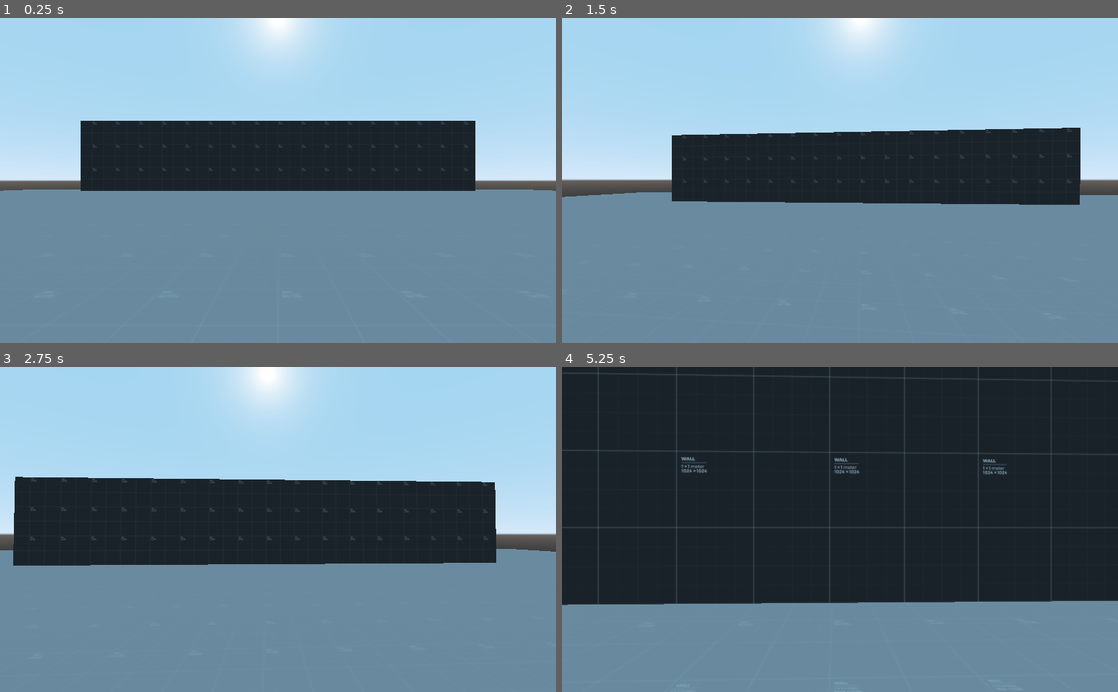
Above: before the commit, frames 1-4 (two rows, left to right).
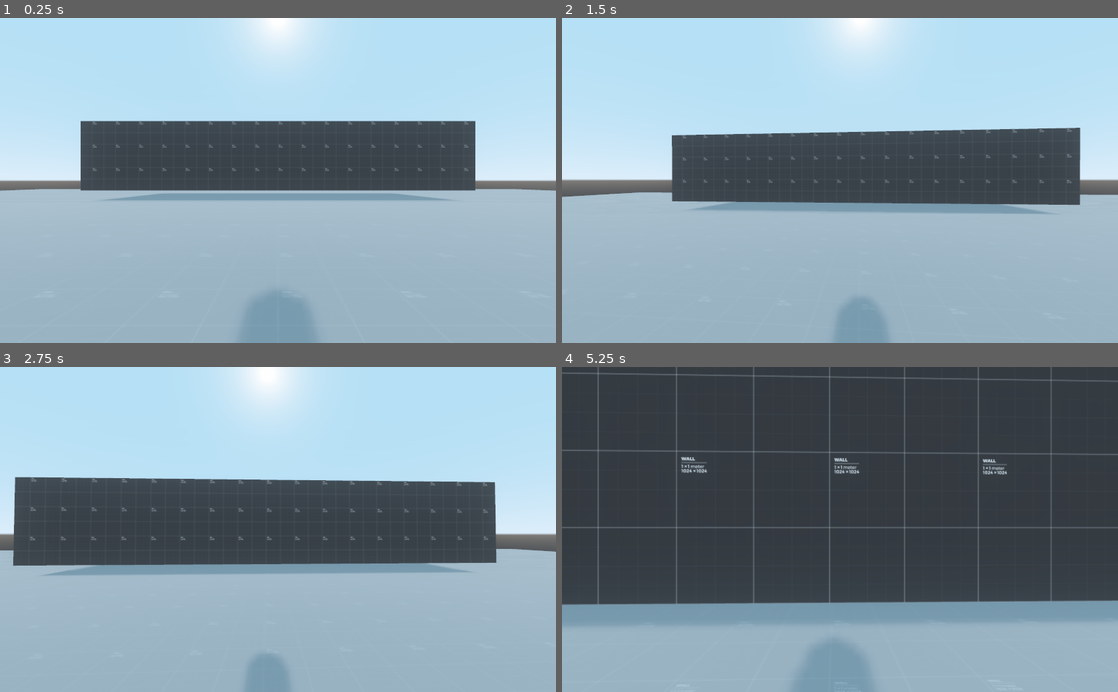
Above: after the commit, the same moments.

Repository: kpfriesen/Action-Character-Controller
Game: Godot game, scene res://Stages/prototype_scene01.tscn
Same seed, same stepped clock (60 frames per second), same inputs: the game is played once before the commit and once after it. The project has no main scene, so this scene is started directly.
Inputs (mouse positions are in pixels of both pictures, inside the frame that each line leads up to):
- Up to frame 1 (0.25 s): no input
- Up to frame 2 (1.5 s): move the mouse to (867, 180) at 0.52 s; hold W (move_forward) from 0.53 s (still down); tap Space (jump) at 0.6, 0.77, 1.07, 1.35 s; move the mouse to (812, 180) at 1.27 s
- Up to frame 3 (2.75 s): keep holding W (move_forward); tap Space (jump) at 1.52, 1.82, 2.1 s; tap Enter at 2 s; move the mouse to (289, 523) at 2.02 s
- Up to frame 4 (5.25 s): keep holding W (move_forward); move the mouse to (834, 536) at 2.77 s; tap Space (jump) at 2.85, 3.02, 3.32, 3.6, 3.77, 4.07, 4.35, 4.52, 4.82, 5.1 s; move the mouse to (878, 532) at 3.52 s; move the mouse to (795, 526) at 4.27 s; move the mouse to (845, 529) at 5.02 s

The runs differ from the first frame. In frame 1, 60% of the frame differs, in the area x 0-100%, y 31-100%; in frame 2, 59%; in frame 3, 60%; in frame 4, 92%, in the area x 0-100%, y 0-100%.

Commit message:
Slight frame interpolation change

Diff:
--- /dev/null
+++ b/Materials/prototype_dark.tres
@@ -0,0 +1,9 @@
+[gd_resource type="SpatialMaterial" load_steps=2 format=2]
+
+[ext_resource path="res://Materials/Textures/Prototype_Dark.png" type="Texture" id=1]
+
+[resource]
+flags_world_triplanar = true
+albedo_texture = ExtResource( 1 )
+uv1_scale = Vector3( 0.5, 0.5, 0.5 )
+uv1_triplanar = true
--- a/Scripts/Player.gd
+++ b/Scripts/Player.gd
@@ -12,7 +12,7 @@
 var velocity: Vector3 = Vector3(0,0,0)
 var fall_speed: float = 0
 var snap: Vector3 = Vector3(0,0,0)
-var phys_location = Vector3()
+onready var phys_location = global_transform.origin
 
 onready var body = $display
 onready var head = $display/Head
@@ -36,13 +36,14 @@
 
 func jump():
 	if Input.is_action_just_pressed("jump"):
+		snap = Vector3(0, 0, 0)
 		if is_on_floor():
 			fall_speed = jump_height
-			snap = Vector3(0, 0, 0)
+
 
 func fall(delta):
 	if is_on_floor():
-		fall_speed = 0
+		fall_speed = velocity.y - 0.01
 		snap = Vector3(0,-1,0)
 	else:
 		fall_speed -= 9.8 * delta
@@ -55,8 +56,30 @@
 			velocity = velocity.linear_interpolate((direction * speed), acceleration_offset * acceleration * delta)
 		else:
 			velocity = velocity.linear_interpolate((direction * speed), deceleration * delta)
+
 	velocity.y = fall_speed
+
 	velocity = move_and_slide_with_snap(velocity, snap, Vector3.UP, true)
+	phys_location = global_transform.origin
+
+func frame_interpolation(delta):
+	var phys_frames = ProjectSettings.get_setting("physics/common/physics_fps")
+	var fps = Engine.get_frames_per_second()
+	var offset_amount = velocity * delta
+	var smooth_position = global_transform.origin + offset_amount
+
+	if fps > phys_frames:
+		body.set_as_toplevel(true)
+#predictive interpolation (more stutter less input lag)
+		#body.global_transform.origin = body.global_transform.origin.linear_interpolate(smooth_position, Engine.get_physics_interpolation_fraction())
+#lagging interpolation (more input lag less stutter)
+		body.global_transform.origin = body.global_transform.origin.linear_interpolate(phys_location, Engine.get_physics_interpolation_fraction())
+		body.global_transform.origin
+		body.rotation = rotation
+
+	else:
+		body.global_transform = global_transform
+		body.set_as_toplevel(false)
 
 func _input(event):
 		#handle escaping window with mouse
@@ -79,16 +102,5 @@
 	phys_location = translation
 
 func _process(delta):
-	var phys_frames = ProjectSettings.get_setting("physics/common/physics_fps")
-	var fps = Engine.get_frames_per_second()
-	var offset_amount = velocity * delta
-	var smooth_position = global_transform.origin + offset_amount
-
-	if fps > phys_frames:
-		body.set_as_toplevel(true)
-		body.global_transform.origin = body.global_transform.origin.linear_interpolate(smooth_position, Engine.get_physics_interpolation_fraction())
-		body.rotation = rotation
-
-	else:
-		body.global_transform = global_transform
-		body.set_as_toplevel(false)
+	frame_interpolation(delta)
+	pass
--- a/Stages/prototype_scene01.tscn
+++ b/Stages/prototype_scene01.tscn
@@ -1,17 +1,21 @@
-[gd_scene load_steps=6 format=2]
+[gd_scene load_steps=7 format=2]
 
 [ext_resource path="res://Materials/prototype_light.tres" type="Material" id=1]
 [ext_resource path="res://Actors/Player.tscn" type="PackedScene" id=2]
-[ext_resource path="res://Materials/Textures/Prototype_Dark.png" type="Texture" id=3]
+[ext_resource path="res://Materials/prototype_dark.tres" type="Material" id=3]
 
 [sub_resource type="Curve" id=2]
 _data = [ Vector2( 0, 0.209091 ), 0.0, -0.0689393, 0, 0, Vector2( 0.60989, 0.572727 ), 1.89091, 1.89091, 0, 0, Vector2( 0.868132, 1 ), -0.275757, 0.0, 0, 0 ]
 
-[sub_resource type="SpatialMaterial" id=1]
-flags_world_triplanar = true
-albedo_texture = ExtResource( 3 )
-uv1_scale = Vector3( 0.5, 0.5, 0.5 )
-uv1_triplanar = true
+[sub_resource type="ProceduralSky" id=3]
+
+[sub_resource type="Environment" id=4]
+background_mode = 2
+background_sky = SubResource( 3 )
+ssao_enabled = true
+glow_enabled = true
+glow_strength = 1.1
+glow_bloom = 0.1
 
 [node name="Spatial" type="Spatial"]
 
@@ -33,4 +37,24 @@
 transform = Transform( 1, 0, 0, 0, 1, 0, 0, 0, 1, 0, 5, -21 )
 width = 34.0
 height = 6.0
-material = SubResource( 1 )
+material = ExtResource( 3 )
+
+[node name="CSGPolygon" type="CSGPolygon" parent="CSGCombiner"]
+transform = Transform( 1, 0, 0, 0, 1, 0, 0, 0, 1, -2, 2, 11 )
+polygon = PoolVector2Array( -4, -1, 0, 1, 1, 1, 1, -1 )
+depth = 4.0
+material = ExtResource( 3 )
+
+[node name="CSGPolygon2" type="CSGPolygon" parent="CSGCombiner"]
+transform = Transform( 1, 0, 0, 0, 1, 0, 0, 0, 1, 3, 2, 11 )
+polygon = PoolVector2Array( -4, -1, -4, 1, -3, 1, 1, -1 )
+depth = 4.0
+material = ExtResource( 3 )
+
+[node name="DirectionalLight" type="DirectionalLight" parent="."]
+transform = Transform( 1, 0, 0, 0, 0.866025, 0.5, 0, -0.5, 0.866025, 0, 12, 0 )
+light_energy = 0.5
+shadow_enabled = true
+
+[node name="WorldEnvironment" type="WorldEnvironment" parent="."]
+environment = SubResource( 4 )
--- a/project.godot
+++ b/project.godot
@@ -53,4 +53,6 @@
 
 [rendering]
 
+quality/filters/anisotropic_filter_level=8
+quality/filters/msaa=2
 environment/default_environment="res://default_env.tres"
